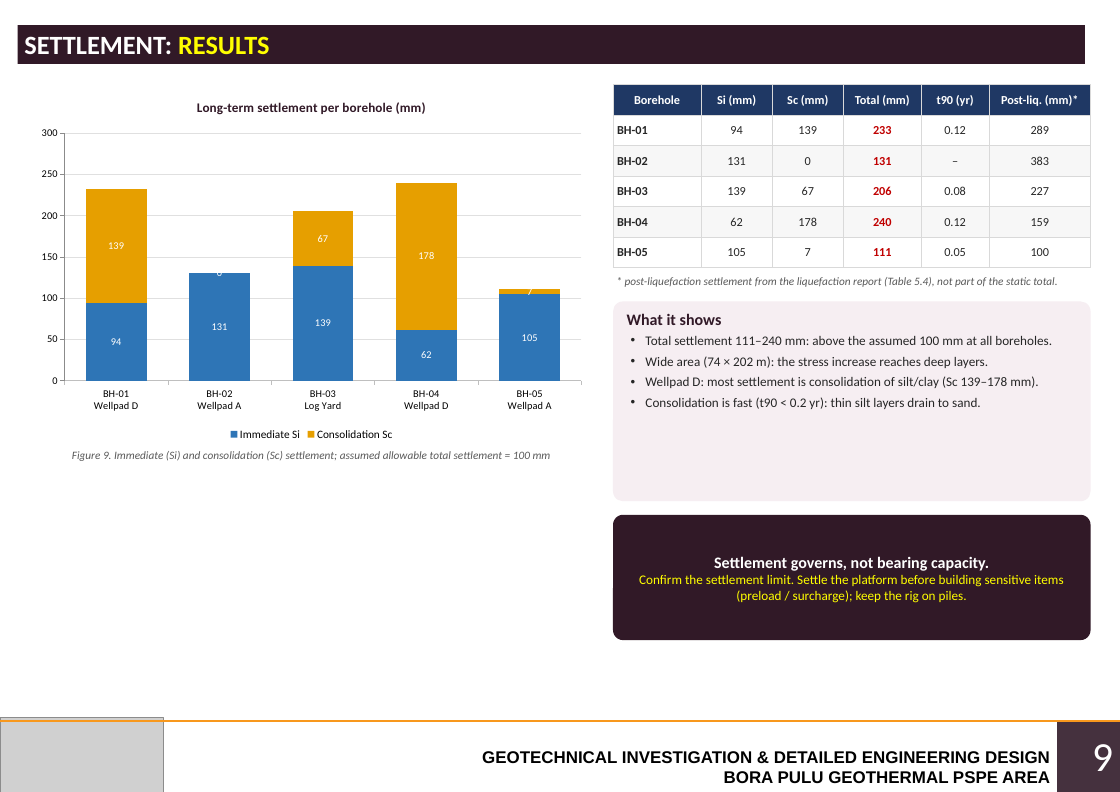
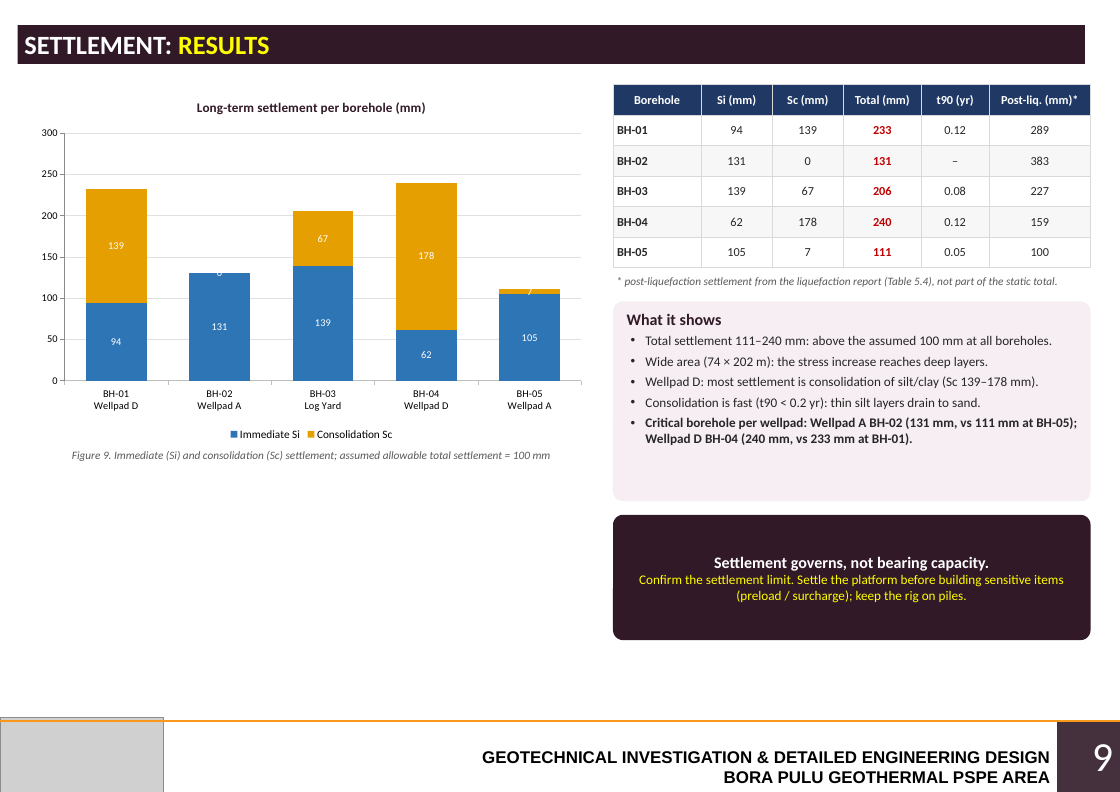
Before and after one commit to dekapeee13/Demooo, a slide deck: slide 9 of deliverables/Bora_Pulu_Geotech_Presentation.pptx. Drawn at 1120x792 pixels with LibreOffice and Linux fonts; fonts in the diff are those of the drawing; grey boxes stand for pictures. Boxes give left, top, right and bottom in pixels: in the first picture for what was removed or moved away, otherwise in the second. Text is boxed around its words. In the diff, an @@ line names an element or a change of style, - is before the commit and + after.

```diff
--- a/deliverables/Bora_Pulu_Geotech_Presentation.pptx
+++ b/deliverables/Bora_Pulu_Geotech_Presentation.pptx
@@ text at [645, 417, 1077, 445]: paragraph added @@
+• Critical borehole per wellpad: Wellpad A BH-02 (131 mm, vs 111 mm at BH-05); Wellpad D BH-04 (240 mm, vs 233 mm at BH-01).
```
Also in this commit, not shown: 5 other slides changed.
